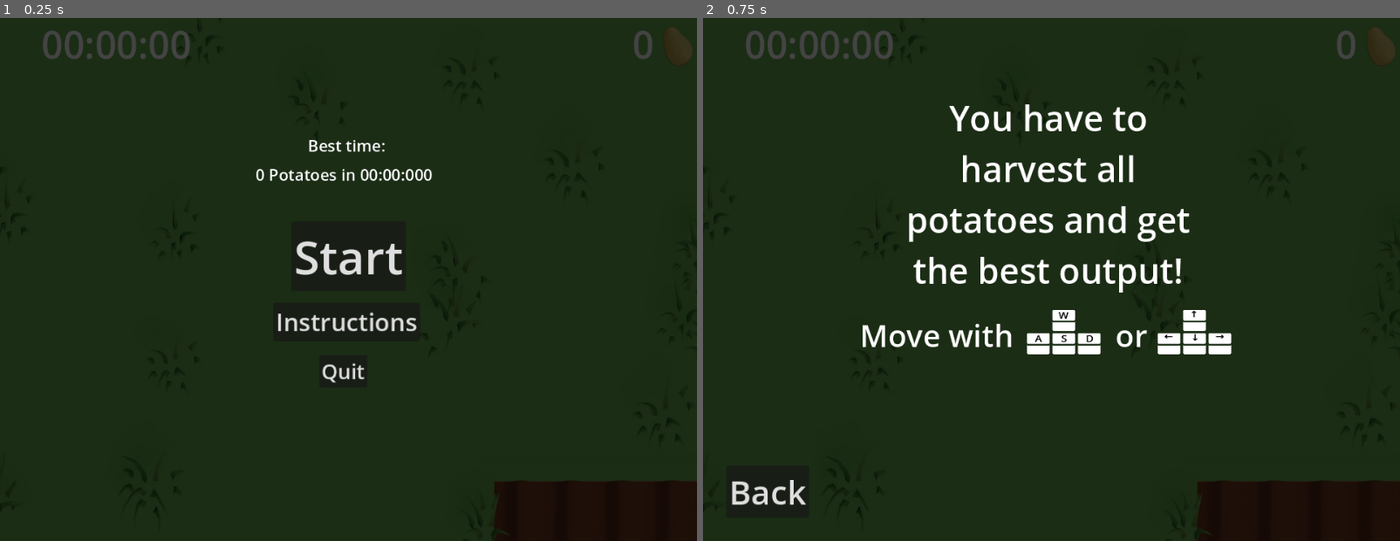
Above: before the commit, frames 1-2 (left to right).
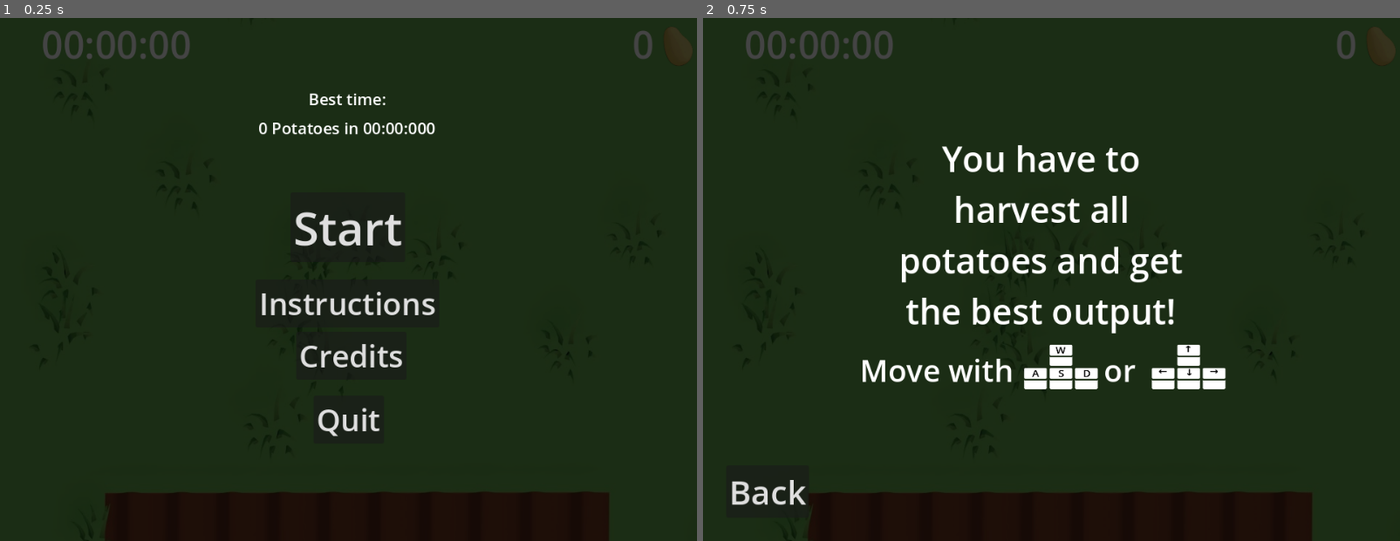
Above: after the commit, the same moments.

Repository: wolfel1/enhanced-potato-hunt
Game: Godot game, scene res://Main.tscn
The game is run twice, just before and just after one commit, with the same random seed, the same clock (stepped at 60 frames per second) and the same inputs.
Inputs:
- Up to frame 1 (0.25 s): no input
- Up to frame 2 (0.75 s): click "Instructions" at 0.5 s

The runs differ from the first frame. In frame 1, 9.7% of the frame differs, in the area x 0-100%, y 1-100%; in frame 2, 14%.

Commit message:
update

Diff:
--- /dev/null
+++ b/Instructions.tscn
@@ -0,0 +1,190 @@
+[gd_scene load_steps=2 format=3 uid="uid://c52mjt7r5wfdo"]
+
+[ext_resource type="Texture2D" uid="uid://f6wmrfj2dacq" path="res://assets/ui/keySmall.png" id="1_a6p3h"]
+
+[node name="Instructions" type="CanvasLayer"]
+
+[node name="InstructionText" type="Label" parent="."]
+anchors_preset = 8
+anchor_left = 0.5
+anchor_top = 0.5
+anchor_right = 0.5
+anchor_bottom = 0.5
+offset_left = -232.0
+offset_top = -200.0
+offset_right = 204.0
+offset_bottom = 80.0
+grow_horizontal = 2
+grow_vertical = 2
+size_flags_horizontal = 0
+theme_override_font_sizes/font_size = 48
+text = "You have to harvest all potatoes and get the best output!"
+horizontal_alignment = 1
+autowrap_mode = 2
+metadata/_edit_group_ = true
+
+[node name="MoveInstructions" type="Label" parent="."]
+anchors_preset = 8
+anchor_left = 0.5
+anchor_top = 0.5
+anchor_right = 0.5
+anchor_bottom = 0.5
+offset_left = -264.0
+offset_top = 96.0
+offset_right = -52.0
+offset_bottom = 157.0
+grow_horizontal = 2
+grow_vertical = 2
+theme_override_font_sizes/font_size = 42
+text = "Move with"
+metadata/_edit_group_ = true
+
+[node name="WKey" type="Sprite2D" parent="."]
+position = Vector2(493, 462)
+scale = Vector2(0.51817, 0.439999)
+texture = ExtResource("1_a6p3h")
+metadata/_edit_group_ = true
+
+[node name="W" type="Label" parent="WKey"]
+offset_left = -13.5091
+offset_top = -29.5455
+offset_right = 12.4909
+offset_bottom = 12.4545
+theme_override_colors/font_color = Color(0, 0, 0, 1)
+theme_override_font_sizes/font_size = 28
+text = "W"
+horizontal_alignment = 1
+metadata/_edit_lock_ = true
+
+[node name="AKey" type="Sprite2D" parent="."]
+position = Vector2(457.909, 494)
+scale = Vector2(0.51817, 0.439999)
+texture = ExtResource("1_a6p3h")
+metadata/_edit_group_ = true
+
+[node name="A" type="Label" parent="AKey"]
+offset_left = -9.47275
+offset_top = -29.5455
+offset_right = 9.52725
+offset_bottom = 12.4545
+theme_override_colors/font_color = Color(0, 0, 0, 1)
+theme_override_font_sizes/font_size = 28
+text = "A"
+horizontal_alignment = 1
+metadata/_edit_lock_ = true
+
+[node name="SKey" type="Sprite2D" parent="."]
+position = Vector2(493, 494)
+scale = Vector2(0.51817, 0.439999)
+texture = ExtResource("1_a6p3h")
+metadata/_edit_group_ = true
+
+[node name="S" type="Label" parent="SKey"]
+offset_left = -9.47275
+offset_top = -29.5455
+offset_right = 9.52725
+offset_bottom = 12.4545
+theme_override_colors/font_color = Color(0, 0, 0, 1)
+theme_override_font_sizes/font_size = 28
+text = "S"
+horizontal_alignment = 1
+metadata/_edit_lock_ = true
+
+[node name="DKey" type="Sprite2D" parent="."]
+position = Vector2(528, 494)
+scale = Vector2(0.51817, 0.439999)
+texture = ExtResource("1_a6p3h")
+metadata/_edit_group_ = true
+
+[node name="D" type="Label" parent="DKey"]
+offset_left = -9.47275
+offset_top = -29.5455
+offset_right = 9.52725
+offset_bottom = 12.4545
+theme_override_colors/font_color = Color(0, 0, 0, 1)
+theme_override_font_sizes/font_size = 28
+text = "D"
+horizontal_alignment = 1
+metadata/_edit_lock_ = true
+
+[node name="MoveInstructions2" type="Label" parent="."]
+anchors_preset = -1
+anchor_left = 0.482
+anchor_top = 0.5
+anchor_right = 0.482
+anchor_bottom = 0.5
+offset_left = 89.28
+offset_top = 96.0
+offset_right = 133.28
+offset_bottom = 157.0
+theme_override_font_sizes/font_size = 42
+text = "or"
+metadata/_edit_group_ = true
+
+[node name="UpArrowKey" type="Sprite2D" parent="."]
+position = Vector2(669, 462)
+scale = Vector2(0.51817, 0.439999)
+texture = ExtResource("1_a6p3h")
+metadata/_edit_group_ = true
+
+[node name="Up" type="Label" parent="UpArrowKey"]
+offset_left = -13.5091
+offset_top = -29.5455
+offset_right = 12.4909
+offset_bottom = 12.4545
+theme_override_colors/font_color = Color(0, 0, 0, 1)
+theme_override_font_sizes/font_size = 28
+text = "↑"
+horizontal_alignment = 1
+metadata/_edit_lock_ = true
+
+[node name="LeftArrowKey" type="Sprite2D" parent="."]
+position = Vector2(633.909, 494)
+scale = Vector2(0.51817, 0.439999)
+texture = ExtResource("1_a6p3h")
+metadata/_edit_group_ = true
+
+[node name="Left" type="Label" parent="LeftArrowKey"]
+offset_left = -13.3325
+offset_top = -34.0909
+offset_right = 10.6675
+offset_bottom = 7.90906
+theme_override_colors/font_color = Color(0, 0, 0, 1)
+theme_override_font_sizes/font_size = 28
+text = "←"
+horizontal_alignment = 1
+metadata/_edit_lock_ = true
+
+[node name="DownArrowKey" type="Sprite2D" parent="."]
+position = Vector2(669, 494)
+scale = Vector2(0.51817, 0.439999)
+texture = ExtResource("1_a6p3h")
+metadata/_edit_group_ = true
+
+[node name="Down" type="Label" parent="DownArrowKey"]
+offset_left = -9.64951
+offset_top = -29.5455
+offset_right = 9.35049
+offset_bottom = 12.4545
+theme_override_colors/font_color = Color(0, 0, 0, 1)
+theme_override_font_sizes/font_size = 28
+text = "↓"
+horizontal_alignment = 1
+metadata/_edit_lock_ = true
+
+[node name="RightArrowKey" type="Sprite2D" parent="."]
+position = Vector2(704, 494)
+scale = Vector2(0.51817, 0.439999)
+texture = ExtResource("1_a6p3h")
+metadata/_edit_group_ = true
+
+[node name="Right" type="Label" parent="RightArrowKey"]
+offset_left = -11.5793
+offset_top = -34.0909
+offset_right = 12.4207
+offset_bottom = 7.90906
+theme_override_colors/font_color = Color(0, 0, 0, 1)
+theme_override_font_sizes/font_size = 28
+text = "→"
+horizontal_alignment = 1
+metadata/_edit_lock_ = true
--- a/Main.gd
+++ b/Main.gd
@@ -73,6 +73,7 @@
 func _on_quit():
 	var time : String = $HUD/TimeLabel.text
 	$MainMenu.update_best_time(time, potato_count)
+	$Player.init($StartPosition.position, $LevelArea)
 	$MainMusic.stop()
 	$MainMenu.show()
 	$MainMusic.play()
--- a/Main.tscn
+++ b/Main.tscn
@@ -23,7 +23,7 @@
 [node name="Player" parent="." instance=ExtResource("2_yxeos")]
 
 [node name="StartPosition" type="Marker2D" parent="."]
-position = Vector2(504, 424)
+position = Vector2(1040, 408)
 
 [node name="Acre" type="Area2D" parent="."]
 position = Vector2(720, 720)
--- a/MainMenu.gd
+++ b/MainMenu.gd
@@ -1,12 +1,16 @@
 extends CanvasLayer
 
 signal start_game
+var last_potato_count : int = 0
 
 func _ready():
 	$Instructions.hide()
+	$Credits.hide()
+	$BackButton.hide()
 
 func update_best_time(time : String, potato_count : int):
-	$StartScreen/BestScoreLabel.text = "%d Potatoes in %s" % [potato_count, time]
+	if (potato_count >= last_potato_count):
+		$BestScoreLabel.text = "%d Potatoes in %s" % [potato_count, time]
 
 func _on_start_button_pressed():
 	$ButtonAudioStreamPlayer.play()
@@ -15,15 +19,34 @@
 
 func _on_instructions_button_pressed():
 	$ButtonAudioStreamPlayer.play()
-	$StartScreen.hide()
+	var start_nodes = get_tree().get_nodes_in_group("Start")
+	for node in start_nodes:
+		node.hide()
+
 	$Instructions.show()
+	$BackButton.show()
 
 func _on_back_button_pressed():
 	$ButtonAudioStreamPlayer.play()
-	$StartScreen.show()
+	var start_nodes = get_tree().get_nodes_in_group("Start")
+	for node in start_nodes:
+		node.show()
+
 	$Instructions.hide()
+	$Credits.hide()
+	$BackButton.hide()
 
 
 func _on_quit_button_pressed():
 	get_tree().root.propagate_notification(NOTIFICATION_WM_CLOSE_REQUEST)
 	get_tree().quit()
+
+
+func _on_credits_button_pressed():
+	$ButtonAudioStreamPlayer.play()
+	var start_nodes = get_tree().get_nodes_in_group("Start")
+	for node in start_nodes:
+		node.hide()
+
+	$Credits.show()
+	$BackButton.show()
--- a/MainMenu.tscn
+++ b/MainMenu.tscn
@@ -1,7 +1,7 @@
 [gd_scene load_steps=4 format=3 uid="uid://rrau0lnn38bg"]
 
 [ext_resource type="Script" path="res://MainMenu.gd" id="1_fbrxt"]
-[ext_resource type="Texture2D" uid="uid://f6wmrfj2dacq" path="res://assets/ui/keySmall.png" id="2_y6ypn"]
+[ext_resource type="PackedScene" uid="uid://c52mjt7r5wfdo" path="res://Instructions.tscn" id="2_fk300"]
 [ext_resource type="AudioStream" uid="uid://dopgor6quc0un" path="res://assets/audio/drop_003.ogg" id="3_8j70s"]
 
 [node name="MainMenu" type="CanvasLayer"]
@@ -15,271 +15,153 @@
 grow_vertical = 2
 color = Color(0.0196078, 0.0196078, 0.0196078, 0.74902)
 
-[node name="StartScreen" type="CanvasGroup" parent="."]
-
-[node name="QuitButton" type="Button" parent="StartScreen"]
+[node name="BestTimeLabel" type="Label" parent="." groups=["Start"]]
 anchors_preset = 8
 anchor_left = 0.5
 anchor_top = 0.5
 anchor_right = 0.5
 anchor_bottom = 0.5
-offset_left = 440.0
-offset_top = 464.0
-offset_right = 537.0
-offset_bottom = 530.0
+offset_left = -128.0
+offset_top = -264.0
+offset_right = 125.0
+offset_bottom = -230.0
 grow_horizontal = 2
 grow_vertical = 2
-scale = Vector2(0.68, 0.68)
-size_flags_horizontal = 4
-size_flags_vertical = 8
-theme_override_font_sizes/font_size = 42
-text = "Quit"
+theme_override_font_sizes/font_size = 22
+text = "Best time:"
+horizontal_alignment = 1
+metadata/_edit_group_ = true
 
-[node name="InstructionsButton" type="Button" parent="StartScreen"]
+[node name="BestScoreLabel" type="Label" parent="." groups=["Start"]]
 anchors_preset = 8
 anchor_left = 0.5
 anchor_top = 0.5
 anchor_right = 0.5
 anchor_bottom = 0.5
-offset_left = 376.0
-offset_top = 392.0
-offset_right = 629.0
-offset_bottom = 458.0
+offset_left = -128.0
+offset_top = -224.0
+offset_right = 125.0
+offset_bottom = -190.0
 grow_horizontal = 2
 grow_vertical = 2
-scale = Vector2(0.8, 0.8)
-size_flags_horizontal = 4
-size_flags_vertical = 8
-theme_override_font_sizes/font_size = 42
-text = "Instructions"
+theme_override_font_sizes/font_size = 22
+text = "0 Potatoes in 00:00:000"
+horizontal_alignment = 1
+metadata/_edit_group_ = true
 
-[node name="StartButton" type="Button" parent="StartScreen"]
+[node name="StartButton" type="Button" parent="." groups=["Start"]]
 anchors_preset = 8
 anchor_left = 0.5
 anchor_top = 0.5
 anchor_right = 0.5
 anchor_bottom = 0.5
-offset_left = 401.0
-offset_top = 280.0
-offset_right = 559.0
-offset_bottom = 376.0
+offset_left = -80.0
+offset_top = -120.0
+offset_right = 78.0
+offset_bottom = -24.0
 grow_horizontal = 2
 grow_vertical = 2
 size_flags_horizontal = 4
 size_flags_vertical = 4
 theme_override_font_sizes/font_size = 64
 text = "Start"
+metadata/_edit_group_ = true
 
-[node name="BestTimeLabel" type="Label" parent="StartScreen"]
-offset_left = 424.0
-offset_top = 160.0
-offset_right = 533.0
-offset_bottom = 194.0
-theme_override_font_sizes/font_size = 22
-text = "Best time:"
-
-[node name="BestScoreLabel" type="Label" parent="StartScreen"]
-offset_left = 352.0
-offset_top = 200.0
-offset_right = 601.0
-offset_bottom = 234.0
-theme_override_font_sizes/font_size = 22
-text = "0 Potatoes in 00:00:000"
-
-[node name="Instructions" type="CanvasGroup" parent="."]
-visible = false
-
-[node name="BackButton" type="Button" parent="Instructions"]
-anchors_preset = 2
-anchor_top = 1.0
-anchor_bottom = 1.0
-offset_left = 32.0
-offset_top = 616.0
-offset_right = 146.0
-offset_bottom = 688.0
-grow_vertical = 0
-theme_override_font_sizes/font_size = 46
-text = "Back"
-
-[node name="WKey" type="Sprite2D" parent="Instructions"]
-position = Vector2(497, 414)
-scale = Vector2(0.51817, 0.439999)
-texture = ExtResource("2_y6ypn")
-
-[node name="W" type="Label" parent="Instructions/WKey"]
-offset_left = -13.5091
-offset_top = -29.5455
-offset_right = 12.4909
-offset_bottom = 12.4545
-theme_override_colors/font_color = Color(0, 0, 0, 1)
-theme_override_font_sizes/font_size = 28
-text = "W"
-horizontal_alignment = 1
-metadata/_edit_lock_ = true
-
-[node name="AKey" type="Sprite2D" parent="Instructions"]
-position = Vector2(461.909, 446)
-scale = Vector2(0.51817, 0.439999)
-texture = ExtResource("2_y6ypn")
-
-[node name="A" type="Label" parent="Instructions/AKey"]
-offset_left = -9.47275
-offset_top = -29.5455
-offset_right = 9.52725
-offset_bottom = 12.4545
-theme_override_colors/font_color = Color(0, 0, 0, 1)
-theme_override_font_sizes/font_size = 28
-text = "A"
-horizontal_alignment = 1
-metadata/_edit_lock_ = true
-
-[node name="SKey" type="Sprite2D" parent="Instructions"]
-position = Vector2(497, 446)
-scale = Vector2(0.51817, 0.439999)
-texture = ExtResource("2_y6ypn")
-
-[node name="S" type="Label" parent="Instructions/SKey"]
-offset_left = -9.47275
-offset_top = -29.5455
-offset_right = 9.52725
-offset_bottom = 12.4545
-theme_override_colors/font_color = Color(0, 0, 0, 1)
-theme_override_font_sizes/font_size = 28
-text = "S"
-horizontal_alignment = 1
-metadata/_edit_lock_ = true
-
-[node name="DKey" type="Sprite2D" parent="Instructions"]
-position = Vector2(532, 446)
-scale = Vector2(0.51817, 0.439999)
-texture = ExtResource("2_y6ypn")
-
-[node name="D" type="Label" parent="Instructions/DKey"]
-offset_left = -9.47275
-offset_top = -29.5455
-offset_right = 9.52725
-offset_bottom = 12.4545
-theme_override_colors/font_color = Color(0, 0, 0, 1)
-theme_override_font_sizes/font_size = 28
-text = "D"
-horizontal_alignment = 1
-metadata/_edit_lock_ = true
-
-[node name="UpArrowKey" type="Sprite2D" parent="Instructions"]
-position = Vector2(677, 414)
-scale = Vector2(0.51817, 0.439999)
-texture = ExtResource("2_y6ypn")
-
-[node name="Up" type="Label" parent="Instructions/UpArrowKey"]
-offset_left = -13.5091
-offset_top = -29.5455
-offset_right = 12.4909
-offset_bottom = 12.4545
-theme_override_colors/font_color = Color(0, 0, 0, 1)
-theme_override_font_sizes/font_size = 28
-text = "↑"
-horizontal_alignment = 1
-metadata/_edit_lock_ = true
-
-[node name="LeftArrowKey" type="Sprite2D" parent="Instructions"]
-position = Vector2(641.909, 446)
-scale = Vector2(0.51817, 0.439999)
-texture = ExtResource("2_y6ypn")
-
-[node name="Left" type="Label" parent="Instructions/LeftArrowKey"]
-offset_left = -13.3325
-offset_top = -34.0909
-offset_right = 10.6675
-offset_bottom = 7.90906
-theme_override_colors/font_color = Color(0, 0, 0, 1)
-theme_override_font_sizes/font_size = 28
-text = "←"
-horizontal_alignment = 1
-metadata/_edit_lock_ = true
-
-[node name="DownArrowKey" type="Sprite2D" parent="Instructions"]
-position = Vector2(677, 446)
-scale = Vector2(0.51817, 0.439999)
-texture = ExtResource("2_y6ypn")
-
-[node name="Down" type="Label" parent="Instructions/DownArrowKey"]
-offset_left = -9.64951
-offset_top = -29.5455
-offset_right = 9.35049
-offset_bottom = 12.4545
-theme_override_colors/font_color = Color(0, 0, 0, 1)
-theme_override_font_sizes/font_size = 28
-text = "↓"
-horizontal_alignment = 1
-metadata/_edit_lock_ = true
-
-[node name="RightArrowKey" type="Sprite2D" parent="Instructions"]
-position = Vector2(712, 446)
-scale = Vector2(0.51817, 0.439999)
-texture = ExtResource("2_y6ypn")
-
-[node name="Right" type="Label" parent="Instructions/RightArrowKey"]
-offset_left = -11.5793
-offset_top = -34.0909
-offset_right = 12.4207
-offset_bottom = 7.90906
-theme_override_colors/font_color = Color(0, 0, 0, 1)
-theme_override_font_sizes/font_size = 28
-text = "→"
-horizontal_alignment = 1
-metadata/_edit_lock_ = true
-
-[node name="MoveInstructions" type="Label" parent="Instructions"]
+[node name="InstructionsButton" type="Button" parent="." groups=["Start"]]
 anchors_preset = 8
 anchor_left = 0.5
 anchor_top = 0.5
 anchor_right = 0.5
 anchor_bottom = 0.5
-offset_left = 216.0
-offset_top = 408.0
-offset_right = 428.0
-offset_bottom = 469.0
+offset_left = -128.0
+offset_right = 125.0
+offset_bottom = 66.0
 grow_horizontal = 2
 grow_vertical = 2
+size_flags_horizontal = 4
+size_flags_vertical = 8
 theme_override_font_sizes/font_size = 42
-text = "Move with"
+text = "Instructions"
+metadata/_edit_group_ = true
 
-[node name="MoveInstructions2" type="Label" parent="Instructions"]
+[node name="CreditsButton" type="Button" parent="." groups=["Start"]]
 anchors_preset = 8
 anchor_left = 0.5
 anchor_top = 0.5
 anchor_right = 0.5
 anchor_bottom = 0.5
-offset_left = 568.0
-offset_top = 408.0
-offset_right = 612.0
-offset_bottom = 469.0
+offset_left = -72.0
+offset_top = 72.0
+offset_right = 80.0
+offset_bottom = 138.0
 grow_horizontal = 2
 grow_vertical = 2
+size_flags_horizontal = 4
+size_flags_vertical = 8
 theme_override_font_sizes/font_size = 42
-text = "or"
+text = "Credits"
+metadata/_edit_group_ = true
 
-[node name="InstructionText" type="Label" parent="Instructions"]
+[node name="QuitButton" type="Button" parent="." groups=["Start"]]
 anchors_preset = 8
 anchor_left = 0.5
 anchor_top = 0.5
 anchor_right = 0.5
 anchor_bottom = 0.5
-offset_left = 256.0
-offset_top = 104.0
-offset_right = 695.0
-offset_bottom = 404.0
+offset_left = -48.0
+offset_top = 160.0
+offset_right = 49.0
+offset_bottom = 226.0
 grow_horizontal = 2
 grow_vertical = 2
-theme_override_font_sizes/font_size = 48
-text = "You have to harvest all potatoes and get the best output!"
+size_flags_horizontal = 4
+size_flags_vertical = 8
+theme_override_font_sizes/font_size = 42
+text = "Quit"
+metadata/_edit_group_ = true
+
+[node name="Instructions" parent="." instance=ExtResource("2_fk300")]
+visible = false
+
+[node name="Credits" type="Label" parent="."]
+visible = false
+anchors_preset = 8
+anchor_left = 0.5
+anchor_top = 0.5
+anchor_right = 0.5
+anchor_bottom = 0.5
+offset_left = -152.0
+offset_top = -128.0
+offset_right = 169.0
+offset_bottom = 112.0
+grow_horizontal = 2
+grow_vertical = 2
+theme_override_font_sizes/font_size = 32
+text = "Sound and some art:
+Kenney
+
+Music:
+Kevin MacLeod"
 horizontal_alignment = 1
-autowrap_mode = 2
+
+[node name="BackButton" type="Button" parent="."]
+visible = false
+anchors_preset = 2
+anchor_top = 1.0
+anchor_bottom = 1.0
+offset_left = 32.0
+offset_top = -104.0
+offset_right = 146.0
+offset_bottom = -32.0
+grow_vertical = 0
+theme_override_font_sizes/font_size = 46
+text = "Back"
 
 [node name="ButtonAudioStreamPlayer" type="AudioStreamPlayer" parent="."]
 stream = ExtResource("3_8j70s")
 
-[connection signal="pressed" from="StartScreen/QuitButton" to="." method="_on_quit_button_pressed"]
-[connection signal="pressed" from="StartScreen/InstructionsButton" to="." method="_on_instructions_button_pressed"]
-[connection signal="pressed" from="StartScreen/StartButton" to="." method="_on_start_button_pressed"]
-[connection signal="pressed" from="Instructions/BackButton" to="." method="_on_back_button_pressed"]
+[connection signal="pressed" from="StartButton" to="." method="_on_start_button_pressed"]
+[connection signal="pressed" from="InstructionsButton" to="." method="_on_instructions_button_pressed"]
+[connection signal="pressed" from="CreditsButton" to="." method="_on_credits_button_pressed"]
+[connection signal="pressed" from="QuitButton" to="." method="_on_quit_button_pressed"]
+[connection signal="pressed" from="BackButton" to="." method="_on_back_button_pressed"]
--- a/Player.gd
+++ b/Player.gd
@@ -9,11 +9,11 @@
 var is_started : bool = false
 
 func _ready():
-	hide()
 	screen_size = get_viewport_rect().size
 	size = $CollisionShape2D.get_shape().get_rect().size
 
 func init(pos, level):
+	hide()
 	position = pos
 	level_size = level.get_texture().get_size()
 	init_camera()
